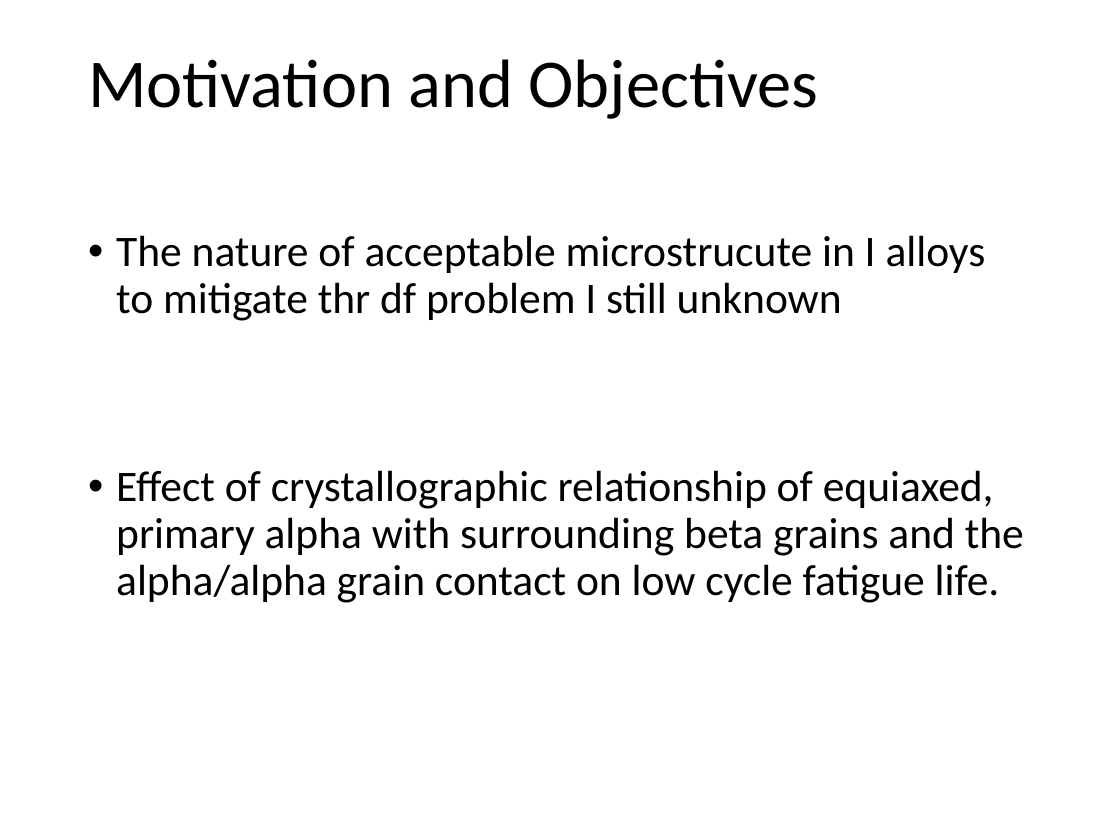
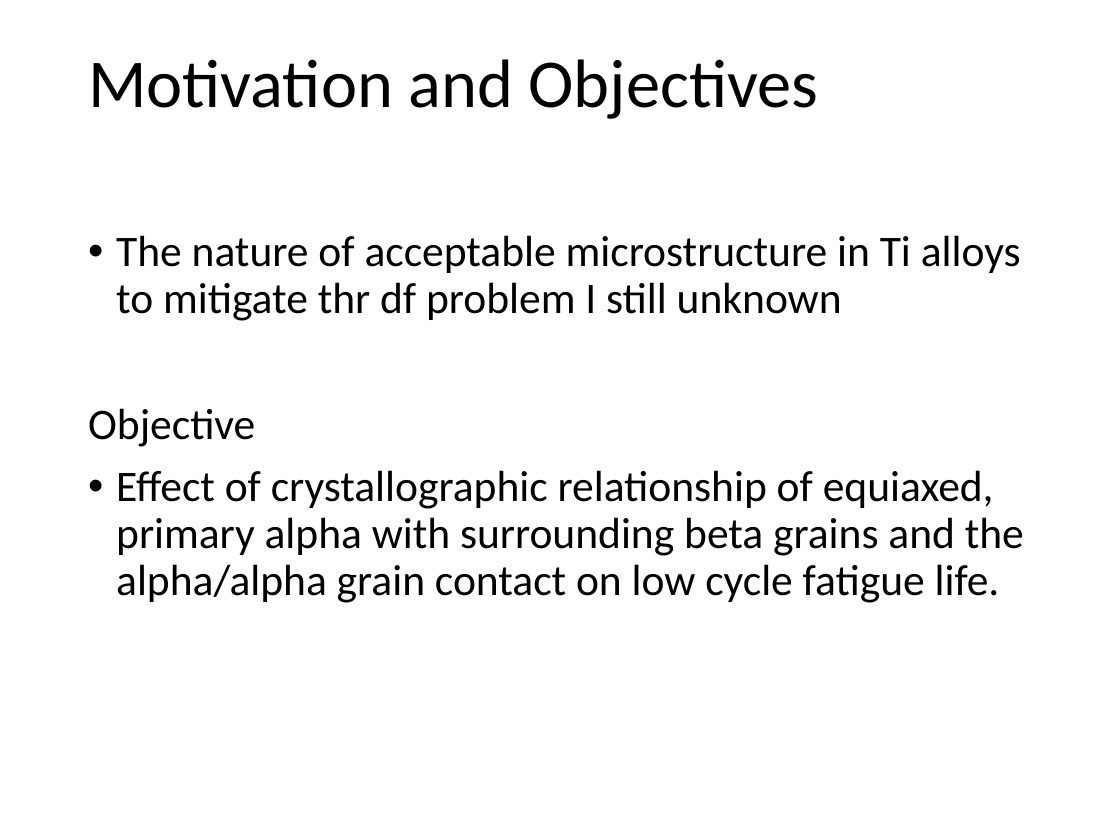
Before and after one commit to Sharanc25/Elements, a slide deck: slide 9 of Thesis/Comprehensive Exam/References/yazar.pptx. Drawn at 1120x840 pixels with LibreOffice and Linux fonts; fonts in the diff are those of the drawing. Boxes give left, top, right and bottom in pixels: in the first picture for what was removed or moved away, otherwise in the second. Text is boxed around its words. In the diff, an @@ line names an element or a change of style, - is before the commit and + after.

Commit message:
/ ‘Thesis/Comprehensive Exam/References/yazar.pptx’

```diff
--- a/Thesis/Comprehensive Exam/References/yazar.pptx
+++ b/Thesis/Comprehensive Exam/References/yazar.pptx
@@ text at <box>88,235,1021,447</box>: text changed @@
-• The nature of acceptable microstrucute in I alloys to mitigate thr df problem I still unknown
+• The nature of acceptable microstructure in Ti alloys to mitigate thr df problem I still unknown
+Objective
```
